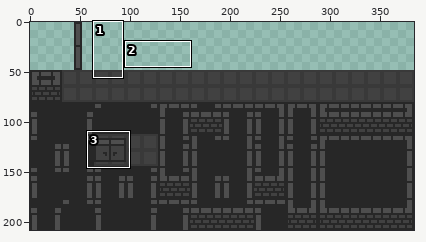
Two versions of one pixel-art file, Assets/Sprite/RWS_Sprite 1/TileMap/AdvancedTileSet.aseprite. The first picture is a wide view before the edit; the outline marks the close-up.
Close-up. As it was:
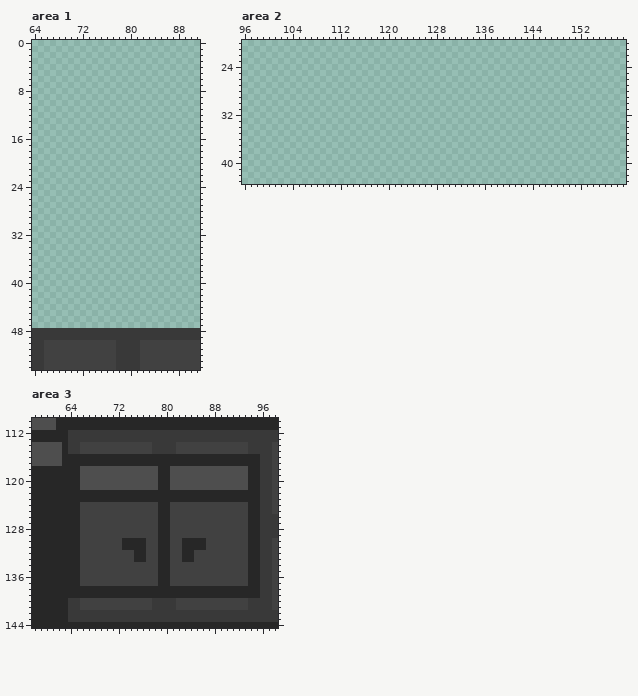
384x208 pixels, 1 frame. Colours within 5 levels of each other are drawn and written as one. Shown: area 1: x 64..91, y 0..54; area 2: x 96..159, y 20..43; area 3: x 58..98, y 110..144.
Now the later version:
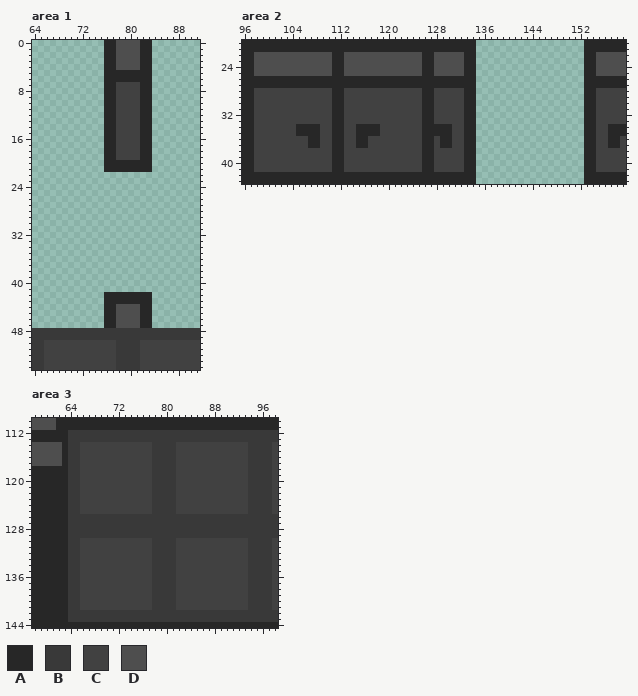
Palette (. is transparent): A #272727  B #393939  C #414141  D #4e4e4e
The exact change:
--- area 1, layer "Layer 3"
@@ x 74..85 @@
- 0 ............
- 1 ............
- 2 ............
- 3 ............
- 4 ............
- 5 ............
- 6 ............
- 7 ............
- 8 ............
- 9 ............
-10 ............
-11 ............
-12 ............
-13 ............
-14 ............
-15 ............
-16 ............
-17 ............
-18 ............
-19 ............
-20 ............
-21 ............
+ 0 ..AADDDDAA..
+ 1 ..AADDDDAA..
+ 2 ..AADDDDAA..
+ 3 ..AADDDDAA..
+ 4 ..AADDDDAA..
+ 5 ..AAAAAAAA..
+ 6 ..AAAAAAAA..
+ 7 ..AACCCCAA..
+ 8 ..AACCCCAA..
+ 9 ..AACCCCAA..
+10 ..AACCCCAA..
+11 ..AACCCCAA..
+12 ..AACCCCAA..
+13 ..AACCCCAA..
+14 ..AACCCCAA..
+15 ..AACCCCAA..
+16 ..AACCCCAA..
+17 ..AACCCCAA..
+18 ..AACCCCAA..
+19 ..AACCCCAA..
+20 ..AAAAAAAA..
+21 ..AAAAAAAA..
 22 ............
@@ x 74..85 @@
 41 ............
-42 ............
-43 ............
-44 ............
-45 ............
-46 ............
-47 ............
+42 ..AAAAAAAA..
+43 ..AAAAAAAA..
+44 ..AADDDDAA..
+45 ..AADDDDAA..
+46 ..AADDDDAA..
+47 ..AADDDDAA..
 48 BBBBBBBBBBBB
--- area 2, layer "Layer 3"
@@ x 96..159 @@
-20 ................................................................
-21 ................................................................
-22 ................................................................
-23 ................................................................
-24 ................................................................
-25 ................................................................
-26 ................................................................
-27 ................................................................
-28 ................................................................
-29 ................................................................
-30 ................................................................
-31 ................................................................
-32 ................................................................
-33 ................................................................
-34 ................................................................
-35 ................................................................
-36 ................................................................
-37 ................................................................
-38 ................................................................
-39 ................................................................
-40 ................................................................
-41 ................................................................
-42 ................................................................
-43 ................................................................
+20 AAAAAAAAAAAAAAAAAAAAAAAAAAAAAAAAAAAAAAA..................AAAAAAA
+21 AAAAAAAAAAAAAAAAAAAAAAAAAAAAAAAAAAAAAAA..................AAAAAAA
+22 AADDDDDDDDDDDDDAADDDDDDDDDDDDDAADDDDDAA..................AADDDDD
+23 AADDDDDDDDDDDDDAADDDDDDDDDDDDDAADDDDDAA..................AADDDDD
+24 AADDDDDDDDDDDDDAADDDDDDDDDDDDDAADDDDDAA..................AADDDDD
+25 AADDDDDDDDDDDDDAADDDDDDDDDDDDDAADDDDDAA..................AADDDDD
+26 AAAAAAAAAAAAAAAAAAAAAAAAAAAAAAAAAAAAAAA..................AAAAAAA
+27 AAAAAAAAAAAAAAAAAAAAAAAAAAAAAAAAAAAAAAA..................AAAAAAA
+28 AACCCCCCCCCCCCCAACCCCCCCCCCCCCAACCCCCAA..................AACCCCC
+29 AACCCCCCCCCCCCCAACCCCCCCCCCCCCAACCCCCAA..................AACCCCC
+30 AACCCCCCCCCCCCCAACCCCCCCCCCCCCAACCCCCAA..................AACCCCC
+31 AACCCCCCCCCCCCCAACCCCCCCCCCCCCAACCCCCAA..................AACCCCC
+32 AACCCCCCCCCCCCCAACCCCCCCCCCCCCAACCCCCAA..................AACCCCC
+33 AACCCCCCCCCCCCCAACCCCCCCCCCCCCAACCCCCAA..................AACCCCC
+34 AACCCCCCCAAAACCAACCAAAACCCCCCCAAAAACCAA..................AACCAAA
+35 AACCCCCCCAAAACCAACCAAAACCCCCCCAAAAACCAA..................AACCAAA
+36 AACCCCCCCCCAACCAACCAACCCCCCCCCAACAACCAA..................AACCAAC
+37 AACCCCCCCCCAACCAACCAACCCCCCCCCAACAACCAA..................AACCAAC
+38 AACCCCCCCCCCCCCAACCCCCCCCCCCCCAACCCCCAA..................AACCCCC
+39 AACCCCCCCCCCCCCAACCCCCCCCCCCCCAACCCCCAA..................AACCCCC
+40 AACCCCCCCCCCCCCAACCCCCCCCCCCCCAACCCCCAA..................AACCCCC
+41 AACCCCCCCCCCCCCAACCCCCCCCCCCCCAACCCCCAA..................AACCCCC
+42 AAAAAAAAAAAAAAAAAAAAAAAAAAAAAAAAAAAAAAA..................AAAAAAA
+43 AAAAAAAAAAAAAAAAAAAAAAAAAAAAAAAAAAAAAAA..................AAAAAAA
--- area 3, layer "Layer 3"
@@ x 58..98 @@
 115 DDDDDABBCCCCCCCCCCCCBBBBCCCCCCCCCCCCBBBBC
-116 DDDDDAAAAAAAAAAAAAAAAAAAAAAAAAAAAAAAAABBC
-117 DDDDDAAAAAAAAAAAAAAAAAAAAAAAAAAAAAAAAABBC
-118 AAAAAAAADDDDDDDDDDDDDAADDDDDDDDDDDDDAABBC
-119 AAAAAAAADDDDDDDDDDDDDAADDDDDDDDDDDDDAABBC
-120 AAAAAAAADDDDDDDDDDDDDAADDDDDDDDDDDDDAABBC
-121 AAAAAAAADDDDDDDDDDDDDAADDDDDDDDDDDDDAABBC
-122 AAAAAAAAAAAAAAAAAAAAAAAAAAAAAAAAAAAAAABBC
-123 AAAAAAAAAAAAAAAAAAAAAAAAAAAAAAAAAAAAAABBC
-124 AAAAAAAACCCCCCCCCCCCCAACCCCCCCCCCCCCAABBC
-125 AAAAAAAACCCCCCCCCCCCCAACCCCCCCCCCCCCAABBC
-126 AAAAAAAACCCCCCCCCCCCCAACCCCCCCCCCCCCAABBB
-127 AAAAAAAACCCCCCCCCCCCCAACCCCCCCCCCCCCAABBB
-128 AAAAAAAACCCCCCCCCCCCCAACCCCCCCCCCCCCAABBB
-129 AAAAAAAACCCCCCCCCCCCCAACCCCCCCCCCCCCAABBB
-130 AAAAAAAACCCCCCCAAAACCAACCAAAACCCCCCCAABBC
-131 AAAAAAAACCCCCCCAAAACCAACCAAAACCCCCCCAABBC
-132 AAAAAAAACCCCCCCCCAACCAACCAACCCCCCCCCAABBC
-133 AAAAAAAACCCCCCCCCAACCAACCAACCCCCCCCCAABBC
-134 AAAAAAAACCCCCCCCCCCCCAACCCCCCCCCCCCCAABBC
-135 AAAAAAAACCCCCCCCCCCCCAACCCCCCCCCCCCCAABBC
-136 AAAAAAAACCCCCCCCCCCCCAACCCCCCCCCCCCCAABBC
-137 AAAAAAAACCCCCCCCCCCCCAACCCCCCCCCCCCCAABBC
-138 AAAAAAAAAAAAAAAAAAAAAAAAAAAAAAAAAAAAAABBC
-139 AAAAAAAAAAAAAAAAAAAAAAAAAAAAAAAAAAAAAABBC
+116 DDDDDABBCCCCCCCCCCCCBBBBCCCCCCCCCCCCBBBBC
+117 DDDDDABBCCCCCCCCCCCCBBBBCCCCCCCCCCCCBBBBC
+118 AAAAAABBCCCCCCCCCCCCBBBBCCCCCCCCCCCCBBBBC
+119 AAAAAABBCCCCCCCCCCCCBBBBCCCCCCCCCCCCBBBBC
+120 AAAAAABBCCCCCCCCCCCCBBBBCCCCCCCCCCCCBBBBC
+121 AAAAAABBCCCCCCCCCCCCBBBBCCCCCCCCCCCCBBBBC
+122 AAAAAABBCCCCCCCCCCCCBBBBCCCCCCCCCCCCBBBBC
+123 AAAAAABBCCCCCCCCCCCCBBBBCCCCCCCCCCCCBBBBC
+124 AAAAAABBCCCCCCCCCCCCBBBBCCCCCCCCCCCCBBBBC
+125 AAAAAABBCCCCCCCCCCCCBBBBCCCCCCCCCCCCBBBBC
+126 AAAAAABBBBBBBBBBBBBBBBBBBBBBBBBBBBBBBBBBB
+127 AAAAAABBBBBBBBBBBBBBBBBBBBBBBBBBBBBBBBBBB
+128 AAAAAABBBBBBBBBBBBBBBBBBBBBBBBBBBBBBBBBBB
+129 AAAAAABBBBBBBBBBBBBBBBBBBBBBBBBBBBBBBBBBB
+130 AAAAAABBCCCCCCCCCCCCBBBBCCCCCCCCCCCCBBBBC
+131 AAAAAABBCCCCCCCCCCCCBBBBCCCCCCCCCCCCBBBBC
+132 AAAAAABBCCCCCCCCCCCCBBBBCCCCCCCCCCCCBBBBC
+133 AAAAAABBCCCCCCCCCCCCBBBBCCCCCCCCCCCCBBBBC
+134 AAAAAABBCCCCCCCCCCCCBBBBCCCCCCCCCCCCBBBBC
+135 AAAAAABBCCCCCCCCCCCCBBBBCCCCCCCCCCCCBBBBC
+136 AAAAAABBCCCCCCCCCCCCBBBBCCCCCCCCCCCCBBBBC
+137 AAAAAABBCCCCCCCCCCCCBBBBCCCCCCCCCCCCBBBBC
+138 AAAAAABBCCCCCCCCCCCCBBBBCCCCCCCCCCCCBBBBC
+139 AAAAAABBCCCCCCCCCCCCBBBBCCCCCCCCCCCCBBBBC
 140 AAAAAABBCCCCCCCCCCCCBBBBCCCCCCCCCCCCBBBBC
Boxes around the changes in both close-ups, in picture pixels (x1, y1, x2, y2):
added: (104, 40, 152, 172)
added: (104, 292, 152, 328)
added: (242, 40, 476, 184)
added: (584, 40, 626, 184)
changed: (68, 454, 260, 598)
